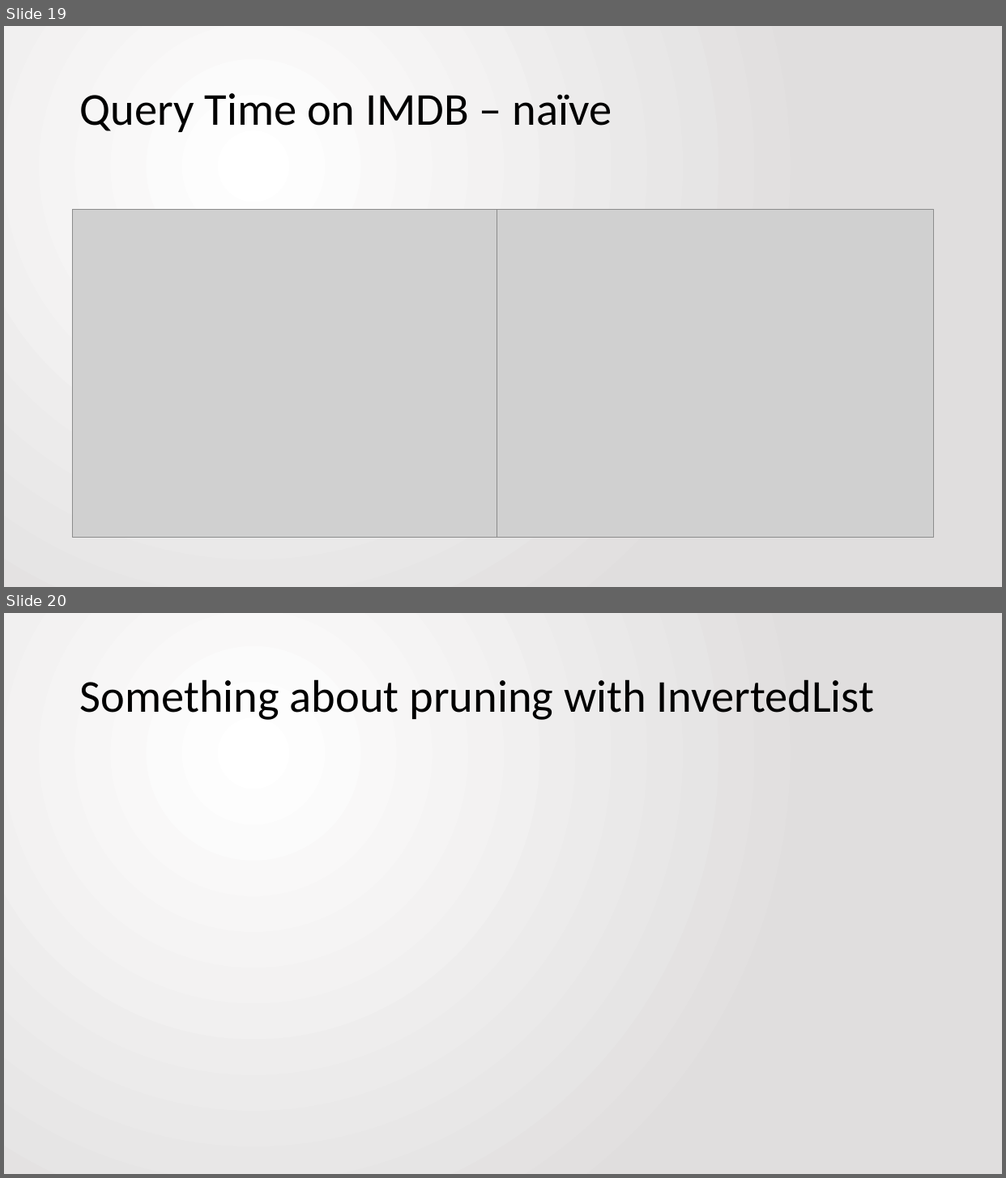
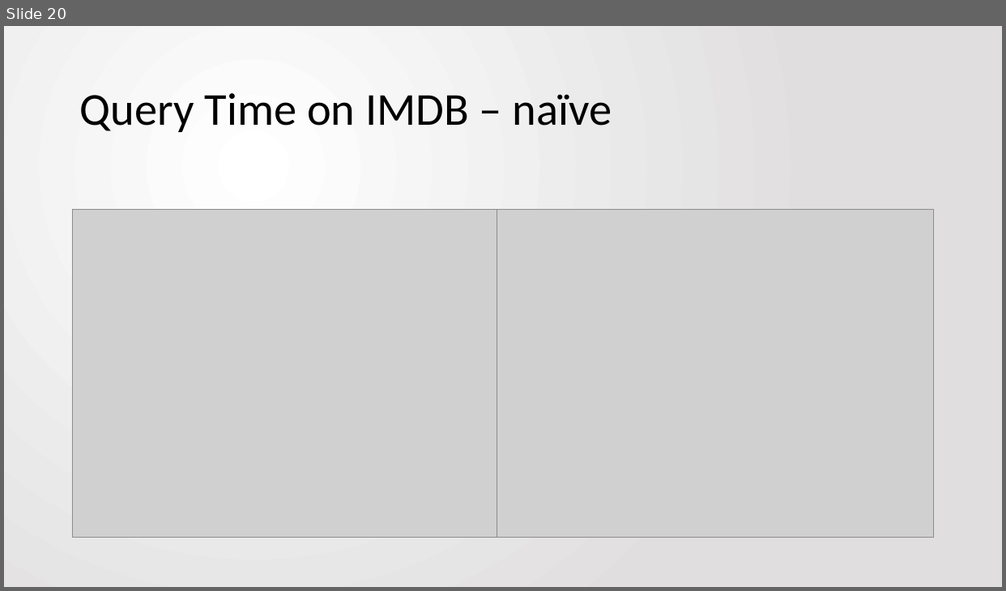
Before and after one commit to jbfitz/EECS405, a slide deck: Final Paper/presentation.pptx. Shown one above the other, each under a label of ours: slides 19 and 20 before the commit, slide 20 after it. The pictures are 1006x1178 and 1006x591 pixels, drawn with LibreOffice and Linux fonts; fonts in the diff are those of the drawing; grey boxes stand for pictures. Boxes give left, top, right and bottom in pixels: in the first picture for what was removed or moved away, otherwise in the second. Text is boxed around its words. In the diff, an @@ line names an element or a change of style, - is before the commit and + after.

```diff
--- a/Final Paper/presentation.pptx
+++ b/Final Paper/presentation.pptx
@@ slide 20 removed at bbox=[4, 613, 1002, 1174], background gradient #FFFFFF to #E1DFDF @@
@@ title removed at bbox=[80, 679, 875, 720] @@
-Something about pruning with InvertedList
@@ what was slide 19 is now slide 20 @@
```
Also in this commit, not shown: 1 slide changed, 3 slides added, 1 other slide removed.
